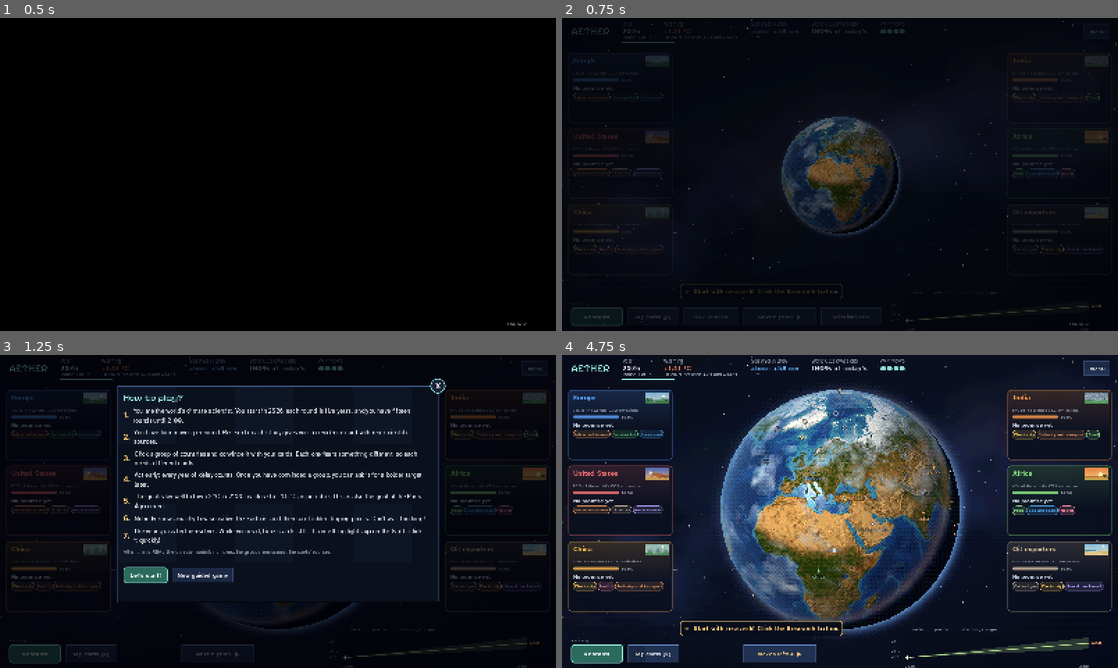
Above: before the commit, frames 1-4 (two rows, left to right).
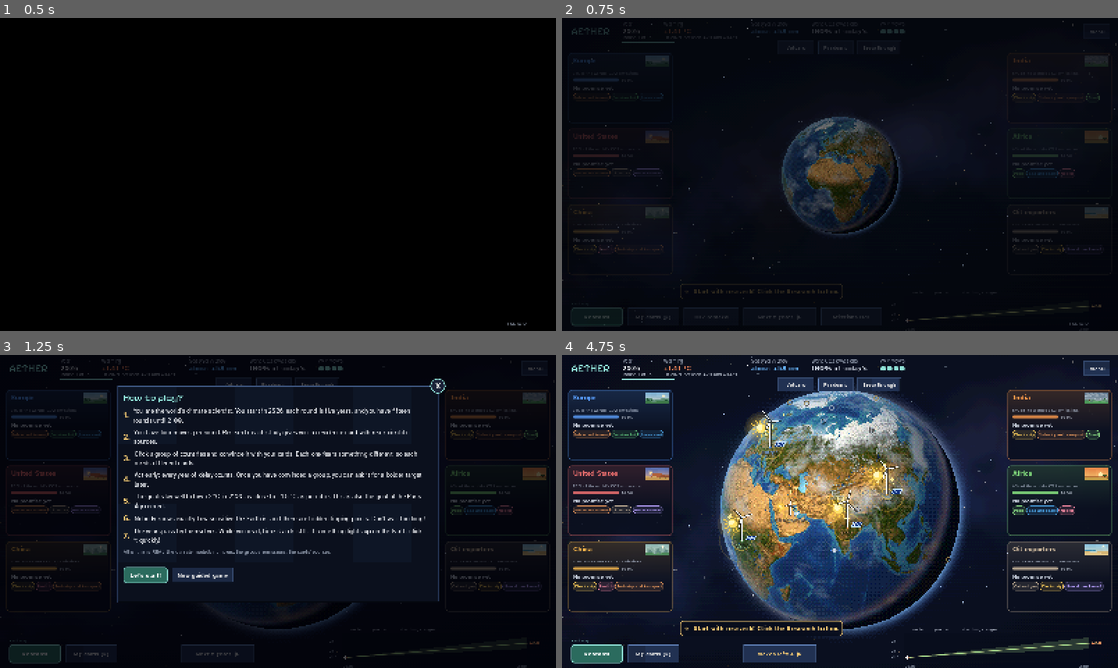
Above: after the commit, the same moments.

Repository: roadside/aether
Game: Godot game, scene res://scenes/main.tscn
Same seed, same stepped clock (60 frames per second), same inputs: the game is played once before the commit and once after it. Sound files missing from this copy of the repository are replaced by a short silence.
Inputs (mouse positions are in pixels of both pictures, inside the frame that each line leads up to):
- Up to frame 1 (0.5 s): no input
- Up to frame 2 (0.75 s): tap Enter at 0.5 s; drag from (840, 174) to (895, 105) at 0.52 s
- Up to frame 3 (1.25 s): no input
- Up to frame 4 (4.75 s): click (795, 386) at 1.25 s, where only the run after the commit has a clickable "Volcano"; click (834, 386) at 2 s, where only the run after the commit has a clickable "Pandemic"; click (878, 386) at 2.75 s, where only the run after the commit has a clickable "Breakthrough"; click "Next 5 years ▶" at 3.5 s; drag from (840, 508) to (812, 574) at 4.27 s

Frame 1 is identical in both runs. In frame 2, less than 0.1% of the frame differs, in the area x 40-60%, y 7-12%; in frame 3, less than 0.1%; in frame 4, 21%, in the area x 28-72%, y 7-85%.

Commit message:
Nagy animációk a földgömbön (vulkán, járvány, áttörés), három próbagomb, fénykép helye a pontokhoz
Co-Authored-By: Claude Fable 5.2 <noreply@anthropic.com>
Claude-Session: https://claude.ai/code/session_01T6sPwaPiVjASr8DLyjC9bo

Diff:
--- a/scripts/globe.gd
+++ b/scripts/globe.gd
@@ -242,7 +242,9 @@
 		accept_event()
 	elif event is InputEventMouseMotion and not dragging:
 		# rámutatáskor kéz-kurzor az eseményeken és az állomáson (kattintható)
-		var over := not _event_at(event.position).is_empty() or not _station_at(event.position).is_empty()
+		var hs := _station_at(event.position)
+		_hover_name = str(hs.get("name", "")) if not hs.is_empty() else ""
+		var over := not _event_at(event.position).is_empty() or not hs.is_empty()
 		mouse_default_cursor_shape = Control.CURSOR_POINTING_HAND if over else Control.CURSOR_ARROW
 	elif event is InputEventMouseMotion and dragging:
 		# vízszintesen: forgatás a tengely körül; függőlegesen: észak-dél billentés.
@@ -292,6 +294,42 @@
 	var t := str(e.get("cim", ""))
 	var place := str(e.get("orszag_hu", e.get("orszag", "")))
 	return t + ("\n" + place if place != "" and not t.contains(place) else "")
+
+
+var _hover_name := ""
+
+
+## A pont fényképe (ha van): res://assets/kepek/<kep>.jpg. Csak valódi, forrással jegyzett fotó kerülhet ide
+## (assets/FORRASOK.md).
+static func photo_of(key: String) -> Texture2D:
+	if key == "":
+		return null
+	for ext in ["jpg", "png", "webp"]:
+		var path := "res://assets/kepek/%s.%s" % [key, ext]
+		if ResourceLoader.exists(path):
+			return load(path)
+	return null
+
+
+## Rámutatáskor a név mellé a hely valódi fényképe is megjelenik (ha van hozzá kép).
+func _make_custom_tooltip(for_text: String) -> Object:
+	var s := _station_at(get_local_mouse_position())
+	var tex: Texture2D = photo_of(str(s.get("kep", ""))) if not s.is_empty() else null
+	if tex == null:
+		return null
+	var box := VBoxContainer.new()
+	box.add_theme_constant_override("separation", 8)
+	var pic := TextureRect.new()
+	pic.texture = tex
+	pic.expand_mode = TextureRect.EXPAND_IGNORE_SIZE
+	pic.stretch_mode = TextureRect.STRETCH_KEEP_ASPECT_COVERED
+	pic.custom_minimum_size = Vector2(420, 260)
+	box.add_child(pic)
+	var lab := Label.new()
+	lab.text = for_text
+	lab.add_theme_font_size_override("font_size", 18)
+	box.add_child(lab)
+	return box
 
 
 ## Földrajzi pont -> képernyőpont. Visszaad: Vector3(x, y, látható? 1 : 0)
@@ -424,6 +462,8 @@
 			draw_arc(pos, r, 0.0, TAU, 20, Color(col, a), 2.0)
 			if not dim:
 				draw_circle(pos, 3.0, Color(col, a))
+			if _hover_name != "" and _hover_name == str(s.get("name", "")):
+				draw_arc(pos, r + 5.0, 0.0, TAU, 24, Color(1, 1, 1, 0.9), 2.0)
 			continue
 		var beam := 22 if s.get("me", false) else 12
 		for j in beam:
@@ -441,6 +481,7 @@
 			draw_string(f, pos + Vector2(-w * 0.5, 22), s["label"], HORIZONTAL_ALIGNMENT_LEFT, -1, 15, col.lightened(0.35))
 		if s.get("locked", false):
 			draw_rect(Rect2(pos + Vector2(-2, -8) * px, Vector2(5, 3) * px), Color(0.67, 0.67, 0.67))
+	_draw_fx()
 
 
 func _vec(lat_deg: float, lon_deg: float) -> Vector3:
@@ -476,3 +517,301 @@
 	flashes = flashes.filter(func(f: Dictionary) -> bool: return time - float(f["t0"]) < 3.0)
 	flashes.append({"lat": lat, "lon": lon, "color": color, "t0": time})
 	queue_redraw()
+
+
+# ---------------------------------------------------------------------------------------------
+# A váratlan események nagy, jól látható képe a gömbön (csak szemléltetés, kódból rajzolva).
+# ---------------------------------------------------------------------------------------------
+var fx: Dictionary = {}              # {"kind", "t0", "dur", "lat", "lon", "points"}
+var _fx_tw: Tween
+const FX_DUR := {"vulkan": 9.5, "jarvany": 8.5, "attores": 8.5}
+
+
+## Elindít egy nagy animációt. kind: "vulkan" (lat, lon a kitörés helye), "jarvany", "attores"
+## (points: [{"lat", "lon"}] – a csoportok helye). Visszaadja, hány másodpercig tart.
+func play_effect(kind: String, lat: float = 0.0, lon: float = 0.0, points: Array = []) -> float:
+	var dur: float = FX_DUR.get(kind, 6.0)
+	fx = {"kind": kind, "t0": time, "dur": dur, "lat": lat, "lon": lon, "points": points}
+	if _look_tw != null and _look_tw.is_valid():
+		_look_tw.kill()
+	if _fx_tw != null and _fx_tw.is_valid():
+		_fx_tw.kill()
+	_fx_tw = create_tween().set_trans(Tween.TRANS_SINE).set_ease(Tween.EASE_IN_OUT)
+	_fx_tw.set_parallel(true)
+	if kind == "vulkan":
+		# a tűzhányó a kép alsó felére kerül, hogy a hamuoszlopnak legyen helye fölfelé
+		var ts := spin + wrapf(lon / 360.0 - spin, -0.5, 0.5)
+		_fx_tw.tween_property(self, "spin", ts, 0.8)
+		_fx_tw.tween_property(self, "tilt", clampf(deg_to_rad(lat + 30.0), -TILT_MAX, TILT_MAX), 0.8)
+		_fx_tw.tween_property(self, "zoom", 1.0, 0.8)
+	else:
+		# a Föld közben egyszer körbefordul, hogy minden csoport látsszon
+		_fx_tw.tween_property(self, "spin", spin + 1.0, dur - 0.5)
+		_fx_tw.tween_property(self, "tilt", 0.3, 0.8)
+		_fx_tw.tween_property(self, "zoom", 1.0, 0.8)
+	return dur
+
+
+func effect_running() -> bool:
+	return not fx.is_empty() and time - float(fx["t0"]) < float(fx["dur"])
+
+
+static func _h(i: float) -> float:
+	return fposmod(sin(i * 127.1 + 31.7) * 43758.5453, 1.0)
+
+
+func _draw_fx() -> void:
+	if fx.is_empty():
+		return
+	var a := time - float(fx["t0"])
+	var dur := float(fx["dur"])
+	if a >= dur:
+		fx = {}
+		return
+	var fade := clampf((dur - a) / 1.3, 0.0, 1.0)
+	var R := size.x * 0.5 * radius_ratio * zoom
+	match str(fx["kind"]):
+		"vulkan":
+			var p := project(float(fx["lat"]), float(fx["lon"]))
+			if p.z > 0.5:
+				_draw_volcano(Vector2(p.x, p.y), R, a, fade)
+		"jarvany":
+			_draw_pandemic(R, a, fade)
+		"attores":
+			_draw_breakthrough(R, a, fade)
+
+
+func _draw_volcano(c: Vector2, R: float, a: float, fade: float) -> void:
+	var w := R * 0.30
+	var h := R * 0.25
+	var grow := clampf(a / 0.9, 0.0, 1.0)
+	grow = 1.0 - (1.0 - grow) * (1.0 - grow)
+	c += Vector2(sin(a * 61.0), cos(a * 47.0)) * R * (0.007 if a < 3.0 else 0.002)
+	var top := c + Vector2(0, -h * grow)
+	var cr := w * 0.2
+	var er := clampf((a - 0.9) / 0.5, 0.0, 1.0)          # a kitörés ereje
+	# árnyék a földön
+	_ellipse(c + Vector2(0, R * 0.012), Vector2(w * 1.25, w * 0.2), Color(0, 0, 0, 0.45 * fade))
+	# izzás a kráter mögött
+	for i in 7:
+		draw_circle(top, R * (0.06 + 0.06 * i) * er * (1.0 + 0.07 * sin(a * 9.0 + i)), Color(1.0, 0.42, 0.08, 0.085 * fade))
+	# lökéshullám a kitörés pillanatában
+	var sh := (a - 0.9) / 1.4
+	if sh > 0.0 and sh < 1.0:
+		draw_arc(top, R * 0.9 * sh, 0.0, TAU, 72, Color(1.0, 0.85, 0.6, (1.0 - sh) * 0.7 * fade), 5.0)
+	# hamuoszlop: sok gomolygó felhő, a régebbiek magasabban és szélesebben
+	for i in 64:
+		var pa := a - 0.95 - i * 0.105
+		if pa <= 0.0:
+			continue
+		var rise := R * 0.80 * (1.0 - exp(-pa * 0.6))
+		var kh := rise / (R * 0.80)
+		var drift := R * 0.55 * kh * kh * (0.35 + _h(i)) + R * 0.03 * sin(pa * 1.7 + i)
+		var side := (_h(i + 20.0) - 0.5) * R * 0.16 * (0.3 + kh * 1.6)
+		var pr := R * (0.035 + 0.115 * (1.0 - exp(-pa * 0.55))) * (0.75 + 0.5 * _h(i + 7.0))
+		var pos := top + Vector2(drift + side, -rise)
+		var g := 0.20 + 0.26 * _h(i + 3.0)
+		var hot := clampf(1.0 - pa / 0.9, 0.0, 1.0)      # a kráter fölött még izzik
+		var col := Color(g + 0.5 * hot, g * 0.95 + 0.18 * hot, g * 0.92, 0.9 * fade)
+		draw_circle(pos, pr, col)
+		draw_circle(pos + Vector2(-pr * 0.28, -pr * 0.3), pr * 0.6, Color(col.r + 0.13, col.g + 0.12, col.b + 0.11, 0.55 * fade))
+		draw_circle(pos + Vector2(pr * 0.3, pr * 0.32), pr * 0.55, Color(col.r * 0.6, col.g * 0.6, col.b * 0.62, 0.4 * fade))
+	# villám a hamufelhőben
+	var lt := fposmod(a, 1.37)
+	if a > 2.6 and lt < 0.13:
+		var seed_i := floorf(a / 1.37) * 13.0
+		var q := top + Vector2(R * 0.12 * (_h(seed_i) - 0.3), -R * (0.42 + 0.2 * _h(seed_i + 1.0)))
+		var pts := PackedVector2Array([q])
+		for k in 6:
+			q += Vector2((_h(seed_i + k * 3.0 + 2.0) - 0.5) * R * 0.11, R * 0.055)
+			pts.append(q)
+		draw_polyline(pts, Color(0.75, 0.8, 1.0, 0.5 * fade), 7.0)
+		draw_polyline(pts, Color(1, 1, 1, fade), 2.5)
+	# a hegy
+	draw_colored_polygon(PackedVector2Array([c + Vector2(-w, 0), top + Vector2(-cr, 0), top + Vector2(cr, 0), c + Vector2(w, 0)]), Color(0.13, 0.10, 0.10, fade))
+	draw_colored_polygon(PackedVector2Array([c + Vector2(-w, 0), top + Vector2(-cr, 0), top + Vector2(cr * 0.1, 0), c + Vector2(-w * 0.1, 0)]), Color(0.23, 0.17, 0.15, fade))
+	draw_colored_polygon(PackedVector2Array([c + Vector2(-w * 0.55, 0), top + Vector2(-cr * 0.9, 0), top + Vector2(-cr * 0.4, 0), c + Vector2(-w * 0.42, 0)]), Color(0.30, 0.23, 0.20, 0.7 * fade))
+	# lávafolyamok a hegyoldalon
+	for s in 5:
+		var prog := clampf((a - 1.3 - s * 0.45) / 3.2, 0.0, 1.0)
+		if prog <= 0.0:
+			continue
+		var dir := (float(s) - 2.0) / 2.0                 # -1 .. 1: melyik oldalon folyik
+		var pts := PackedVector2Array()
+		var n := 14
+		for k in n + 1:
+			var u := float(k) / n * prog
+			var x := dir * (cr * 0.7 + (w * 0.86 - cr * 0.7) * u) + sin(u * 9.0 + s * 2.3) * w * 0.035
+			pts.append(top + Vector2(x, h * grow * u))
+		var flick := 0.85 + 0.15 * sin(a * 7.0 + s)
+		draw_polyline(pts, Color(0.75, 0.12, 0.03, 0.9 * fade), R * 0.030)
+		draw_polyline(pts, Color(1.0, 0.45, 0.08, fade * flick), R * 0.018)
+		draw_polyline(pts, Color(1.0, 0.86, 0.4, fade * flick), R * 0.007)
+	# izzó kráter
+	_ellipse(top, Vector2(cr * 1.15, cr * 0.32), Color(1.0, 0.5, 0.1, er * fade))
+	_ellipse(top, Vector2(cr * 0.8, cr * 0.2), Color(1.0, 0.92, 0.55, er * fade))
+	# lávaszökőkút
+	if a > 0.9:
+		for i in 90:
+			var per := 1.0 + _h(i) * 0.9
+			var t := fposmod(a - 0.9 - _h(i + 50.0) * per, per)
+			var ang := -PI * 0.5 + (_h(i + 9.0) - 0.5) * 1.5
+			var sp := R * (0.55 + 0.75 * _h(i + 3.0))
+			var pos := top + Vector2(cos(ang), sin(ang)) * sp * t + Vector2(0, R * 1.0 * t * t)
+			var k := t / per
+			var col := Color(1.0, 0.95, 0.55).lerp(Color(0.9, 0.18, 0.04), k)
+			var pr := R * 0.013 * (1.25 - k) * (0.6 + 0.8 * _h(i + 5.0))
+			draw_circle(pos, pr * 2.2, Color(1.0, 0.4, 0.05, 0.18 * (1.0 - k) * fade))
+			draw_circle(pos, pr, Color(col, (1.0 - k * 0.7) * fade))
+
+
+func _ellipse(c: Vector2, r: Vector2, col: Color) -> void:
+	var pts := PackedVector2Array()
+	for k in 28:
+		var an := TAU * k / 28.0
+		pts.append(c + Vector2(cos(an) * r.x, sin(an) * r.y))
+	if r.x > 0.5 and r.y > 0.5:
+		draw_colored_polygon(pts, col)
+
+
+## Ív két földrajzi pont között (a gömb fölé emelve), 0..prog részig; visszaadja a végpontot.
+func _arc_pts(p0: Dictionary, p1: Dictionary, prog: float) -> PackedVector2Array:
+	var va := _vec(float(p0["lat"]), float(p0["lon"]))
+	var vb := _vec(float(p1["lat"]), float(p1["lon"]))
+	var pts := PackedVector2Array()
+	var c := size * 0.5
+	var n := 48
+	for i in int(n * prog) + 1:
+		var u := float(i) / n
+		var v := va.lerp(vb, u).normalized()
+		var p := project(rad_to_deg(asin(v.y)), rad_to_deg(atan2(v.z, v.x)))
+		if p.z < 0.5:
+			if pts.size() > 1:
+				break
+			pts.clear()
+			continue
+		var q := c + (Vector2(p.x, p.y) - c) * (1.0 + sin(u * PI) * 0.16)
+		if q.distance_to(c) > size.x * 0.5 * radius_ratio * zoom * 0.97:      # a gömb peremén túl nem rajzolunk
+			if pts.size() > 1:
+				break
+			pts.clear()
+			continue
+		pts.append(q)
+	return pts
+
+
+func _draw_pandemic(R: float, a: float, fade: float) -> void:
+	var pts: Array = fx["points"]
+	var pink := Color("#e8457f")
+	# a fertőzés útja: ívek csoporttól csoportig
+	for k in range(1, pts.size()):
+		var prog := clampf((a - 0.5 - (k - 1) * 0.7) / 0.7, 0.0, 1.0)
+		if prog <= 0.0:
+			continue
+		var line := _arc_pts(pts[k - 1], pts[k], prog)
+		if line.size() > 1:
+			draw_polyline(line, Color(0, 0, 0, 0.4 * fade), 7.0)
+			draw_polyline(line, Color(pink.lightened(0.25), 0.85 * fade), 3.0)
+			if prog < 1.0:
+				draw_circle(line[line.size() - 1], R * 0.016, Color(1, 0.8, 0.88, fade))
+	# a vírus képe minden csoport fölött
+	for k in pts.size():
+		var age := a - 0.5 - (k - 1) * 0.7 - 0.7
+		if k == 0:
+			age = a - 0.3
+		if age <= 0.0:
+			continue
+		var p := project(float(pts[k]["lat"]), float(pts[k]["lon"]))
+		if p.z < 0.5:
+			continue
+		var pos := Vector2(p.x, p.y)
+		var s := clampf(age / 0.45, 0.0, 1.0)
+		s = 1.0 + (s - 1.0) * (s - 1.0) * -1.0 + 0.12 * sin(minf(age, 0.9) / 0.9 * PI)
+		var r := R * 0.072 * s * (1.0 + 0.05 * sin(a * 4.0 + k))
+		for ring in 2:
+			var ra := fposmod(age * 0.6 + ring * 0.5, 1.0)
+			draw_arc(pos, r * (1.2 + 2.6 * ra), 0.0, TAU, 48, Color(pink, (1.0 - ra) * 0.6 * fade), 3.0)
+		draw_circle(pos, r * 1.75, Color(0.1, 0.0, 0.05, 0.45 * fade))
+		for i in 12:
+			var an := TAU * i / 12.0 + a * 0.45 + k
+			var d := Vector2(cos(an), sin(an))
+			draw_line(pos + d * r * 0.85, pos + d * r * 1.42, Color(pink.darkened(0.25), fade), maxf(r * 0.12, 2.0))
+			draw_circle(pos + d * r * 1.48, r * 0.15, Color(pink.lightened(0.3), fade))
+		draw_circle(pos, r, Color(pink.darkened(0.15), fade))
+		draw_circle(pos + Vector2(-r * 0.2, -r * 0.22), r * 0.68, Color(pink.lightened(0.18), 0.9 * fade))
+		draw_circle(pos + Vector2(-r * 0.36, -r * 0.4), r * 0.2, Color(1, 1, 1, 0.55 * fade))
+		for i in 4:
+			var an2 := TAU * i / 4.0 + 0.6 + k
+			draw_circle(pos + Vector2(cos(an2), sin(an2)) * r * 0.48, r * 0.12, Color(pink.darkened(0.45), 0.8 * fade))
+	# a lezárások után kitisztul a levegő: világos hullám fut végig a Földön
+	var cl := (a - 5.2) / 2.2
+	if cl > 0.0 and cl < 1.0:
+		var c := size * 0.5
+		draw_arc(c, R * cl, 0.0, TAU, 96, Color(0.7, 0.95, 1.0, (1.0 - cl) * 0.75), 10.0)
+		draw_arc(c, R * cl * 0.86, 0.0, TAU, 96, Color(0.7, 0.95, 1.0, (1.0 - cl) * 0.35), 5.0)
+
+
+func _draw_breakthrough(R: float, a: float, fade: float) -> void:
+	var pts: Array = fx["points"]
+	var gold := Color("#ffd24a")
+	for k in pts.size():
+		var age := a - 0.3 - k * 0.3
+		if age <= 0.0:
+			continue
+		var p := project(float(pts[k]["lat"]), float(pts[k]["lon"]))
+		if p.z < 0.5:
+			continue
+		var base := Vector2(p.x, p.y)
+		var s := clampf(age / 0.6, 0.0, 1.0)
+		s = 1.0 - (1.0 - s) * (1.0 - s)
+		var th := R * 0.21 * s                            # a torony magassága
+		# arany gyűrűk és fény
+		for ring in 2:
+			var ra := fposmod(age * 0.5 + ring * 0.5, 1.0)
+			draw_arc(base, R * (0.04 + 0.2 * ra), 0.0, TAU, 48, Color(gold, (1.0 - ra) * 0.55 * fade), 3.0)
+		# felkelő nap a torony mögött
+		var sun := base + Vector2(-R * 0.075, -th * 0.72)
+		for i in 5:
+			draw_circle(sun, R * (0.05 + 0.022 * i) * s, Color(1.0, 0.8, 0.25, 0.10 * fade))
+		for i in 12:
+			var an := TAU * i / 12.0 + a * 0.5
+			var d := Vector2(cos(an), sin(an))
+			var len := R * (0.085 + 0.014 * sin(a * 5.0 + i * 2.0)) * s
+			draw_line(sun + d * R * 0.05 * s, sun + d * len, Color(gold, 0.9 * fade), 3.0)
+		draw_circle(sun, R * 0.04 * s, Color(1.0, 0.88, 0.4, fade))
+		draw_circle(sun + Vector2(-1, -1) * R * 0.01, R * 0.024 * s, Color(1.0, 0.97, 0.75, fade))
+		# napelem a torony lábánál
+		var pw := R * 0.075 * s
+		var ph := R * 0.04 * s
+		var pb := base + Vector2(R * 0.035, 0)
+		var quad := PackedVector2Array([pb + Vector2(0, 0), pb + Vector2(pw, 0), pb + Vector2(pw + ph * 0.5, -ph), pb + Vector2(ph * 0.5, -ph)])
+		draw_colored_polygon(quad, Color(0.08, 0.2, 0.5, fade))
+		draw_polyline(PackedVector2Array([quad[0], quad[1], quad[2], quad[3], quad[0]]), Color(0.75, 0.88, 1.0, fade), 2.0)
+		for i in range(1, 4):
+			var u := float(i) / 4.0
+			draw_line(quad[0].lerp(quad[1], u), quad[3].lerp(quad[2], u), Color(0.75, 0.88, 1.0, 0.8 * fade), 1.5)
+		draw_line(quad[0].lerp(quad[3], 0.5), quad[1].lerp(quad[2], 0.5), Color(0.75, 0.88, 1.0, 0.8 * fade), 1.5)
+		var gl := fposmod(a * 0.7 + k * 0.3, 1.0)        # végigfutó csillanás
+		draw_line(quad[0].lerp(quad[1], gl), quad[3].lerp(quad[2], gl), Color(1, 1, 1, 0.8 * fade), 3.0)
+		# szélkerék: torony, agy, három forgó lapát
+		var hub := base + Vector2(0, -th)
+		draw_line(base, hub, Color(0, 0, 0, 0.6 * fade), maxf(R * 0.022, 5.0))
+		draw_line(base, hub, Color(0.93, 0.95, 0.98, fade), maxf(R * 0.012, 3.0))
+		var bl := R * 0.115 * s
+		for i in 3:
+			var an := TAU * i / 3.0 + a * 3.2 + k
+			var d := Vector2(cos(an), sin(an))
+			var nrm := Vector2(-d.y, d.x)
+			var blade := PackedVector2Array([hub, hub + d * bl * 0.3 + nrm * bl * 0.085, hub + d * bl, hub + d * bl * 0.3 - nrm * bl * 0.03])
+			draw_polyline(PackedVector2Array([blade[0], blade[1], blade[2], blade[3], blade[0]]), Color(0, 0, 0, 0.6 * fade), 4.0)
+			draw_colored_polygon(blade, Color(0.96, 0.98, 1.0, fade))
+		draw_circle(hub, maxf(R * 0.012, 3.5), Color(0.2, 0.25, 0.3, fade))
+		draw_circle(hub, maxf(R * 0.007, 2.0), Color(1, 1, 1, fade))
+		# felszálló arany szikrák
+		for i in 7:
+			var per := 1.6 + _h(i + k * 10.0)
+			var t := fposmod(age + _h(i * 3.0 + k) * per, per) / per
+			var sp := base + Vector2((_h(i + k * 7.0) - 0.5) * R * 0.24, -R * 0.3 * t - R * 0.02)
+			var sr := R * 0.016 * sin(t * PI)
+			draw_line(sp + Vector2(-sr, 0), sp + Vector2(sr, 0), Color(1.0, 0.93, 0.6, fade), 2.0)
+			draw_line(sp + Vector2(0, -sr), sp + Vector2(0, sr), Color(1.0, 0.93, 0.6, fade), 2.0)
--- a/scripts/i18n_3.gd
+++ b/scripts/i18n_3.gd
@@ -440,4 +440,7 @@
 	"Áttörés: most eggyel kevesebb kártya kell.": "Breakthrough: one card fewer is needed now.",
 	"Alap": "Base",
 	"Gyorsabban telnek az évek: egy kör 90 helyett 75 másodpercig tart.": "The years pass faster: a round lasts 75 seconds instead of 90.",
+	"Vulkán": "Volcano",
+	"Járvány": "Pandemic",
+	"Áttörés": "Breakthrough",
 }
--- a/scripts/main.gd
+++ b/scripts/main.gd
@@ -495,6 +495,7 @@
 	add_child(_sat)
 
 	_build_top()
+	_build_fx_test()
 	_build_groups()
 	_build_bottom()
 	_build_menu()
@@ -675,6 +676,36 @@
 		v.add_child(s)
 		_stats[key + "_al"] = s
 	parent.add_child(v)
+
+
+## A csoportok helye a nagy animációkhoz.
+func _fx_points() -> Array:
+	return world.groups.map(func(g: Dictionary) -> Dictionary: return {"lat": g["lat"], "lon": g["lon"]})
+
+
+## Három próbagomb a földgömb fölött: a váratlan események animációinak kipróbálásához (a játékot nem változtatják).
+func _build_fx_test() -> void:
+	var h := UI.hbox(10)
+	h.position = Vector2(620, 66)
+	h.custom_minimum_size = Vector2(360, 30)
+	h.alignment = BoxContainer.ALIGNMENT_CENTER
+	h.z_index = 3
+	add_child(h)
+	for kind in ["vulkan", "jarvany", "attores"]:
+		var b := Button.new()
+		b.text = L.t({"vulkan": "Vulkán", "jarvany": "Járvány", "attores": "Áttörés"}[kind])
+		b.add_theme_font_size_override("font_size", 15)
+		b.custom_minimum_size = Vector2(104, 30)
+		b.focus_mode = Control.FOCUS_NONE
+		b.pressed.connect(func() -> void:
+			if _busy or _overlay != null:
+				return
+			_sound({"vulkan": "katasztrofa", "jarvany": "veszely", "attores": "jo_hir"}[kind])
+			if kind == "vulkan":
+				globe.play_effect("vulkan", 15.0, 120.0)
+			else:
+				globe.play_effect(kind, 0.0, 0.0, _fx_points()))
+		h.add_child(b)
 
 
 func _build_top() -> void:
@@ -1284,17 +1315,17 @@
 		var shaky: bool = g.get("inog", false) and not world.over()
 		var danger := _threat_on(g)
 		var mythy := world.myth_on(g) and not world.over()
-		marks.append({"id": g["id"], "name": L.field(g, "nev") if danger == "" else "%s\n%s" % [L.field(g, "nev"), L.t(THREAT[danger])],
+		marks.append({"id": g["id"], "kep": g["id"], "name": L.field(g, "nev") if danger == "" else "%s\n%s" % [L.field(g, "nev"), L.t(THREAT[danger])],
 			"label": ("⚠ " if shaky or danger != "" or mythy else "") + L.field(g, "nev"), "lat": g["lat"], "lon": g["lon"],
 			"color": UI.EMBER if danger != "" else (MYTH_COLOR if mythy else (UI.GOLD if shaky else Color(str(g["szin"]))))})
 	for tp in world.tips:
 		var rng_txt := L.t("küszöb: %s–%s °C") % [L.num(float(tp["also"]), 1), L.num(float(tp["felso"]), 1)]
 		if int(tp["ev"]) > 0:
-			marks.append({"name": "%s\n%s %d · %s" % [L.field(tp, "nev"), L.t("küszöb átlépve:"), int(tp["ev"]), rng_txt], "lat": tp["lat"], "lon": tp["lon"], "color": UI.EMBER, "small": true})
+			marks.append({"name": "%s\n%s %d · %s" % [L.field(tp, "nev"), L.t("küszöb átlépve:"), int(tp["ev"]), rng_txt], "lat": tp["lat"], "lon": tp["lon"], "color": UI.EMBER, "small": true, "kep": tp["id"]})
 		elif t >= float(tp["also"]):       # a melegedés már a küszöb sávjában jár: bármikor átléphetjük
-			marks.append({"name": "%s\n%s · %s" % [L.field(tp, "nev"), L.t("veszélysávban"), rng_txt], "lat": tp["lat"], "lon": tp["lon"], "color": UI.GOLD, "small": true, "dim": true, "warn": true})
+			marks.append({"name": "%s\n%s · %s" % [L.field(tp, "nev"), L.t("veszélysávban"), rng_txt], "lat": tp["lat"], "lon": tp["lon"], "color": UI.GOLD, "small": true, "dim": true, "warn": true, "kep": tp["id"]})
 		else:
-			marks.append({"name": "%s\n%s" % [L.field(tp, "nev"), rng_txt], "lat": tp["lat"], "lon": tp["lon"], "color": Color(0.75, 0.82, 0.92), "small": true, "dim": true})
+			marks.append({"name": "%s\n%s" % [L.field(tp, "nev"), rng_txt], "lat": tp["lat"], "lon": tp["lon"], "color": Color(0.75, 0.82, 0.92), "small": true, "dim": true, "kep": tp["id"]})
 	globe.stations = marks
 	var storms: Array = []
 	for g in world.groups:
@@ -2629,25 +2660,19 @@
 				break
 	# vulkánkitörés: a Föld odafordul, felvillan, aztán szürke fátyol borul rá
 	if world.volcano_now() and not _test and world.game_id == game:
-		globe.look_at_event({"lat": 15.0, "lon": 120.0})
 		_sound("katasztrofa")
-		await get_tree().create_timer(0.6).timeout
-		for k in 3:
-			globe.flash(15.0, 120.0, UI.EMBER)
-			await get_tree().create_timer(0.35).timeout
+		await get_tree().create_timer(globe.play_effect("vulkan", 15.0, 120.0) - 3.0).timeout
 		globe.ash = 1.0
-		await get_tree().create_timer(1.6).timeout
-	# világjárvány: a pára eltűnik a városok fölül; áttörés: arany felvillanások minden csoportnál
+		await get_tree().create_timer(3.0).timeout
+	# világjárvány: a vírus körbejárja a csoportokat, aztán kitisztul a levegő; áttörés: szélkerekek és napfény
 	if world.pandemic_now() and not _test and world.game_id == game:
 		_sound("veszely")
+		await get_tree().create_timer(globe.play_effect("jarvany", 0.0, 0.0, _fx_points()) - 3.0).timeout
 		globe.smog = 0.0
-		await get_tree().create_timer(1.8).timeout
+		await get_tree().create_timer(3.0).timeout
 	if world.breakthrough_now() and world.round_i == int(world.surprise_rounds()[1]) and not _test and world.game_id == game:
 		_sound("jo_hir")
-		for k in 2:
-			for bg in world.groups:
-				globe.flash(float(bg["lat"]), float(bg["lon"]), UI.GOLD)
-				await get_tree().create_timer(0.18).timeout
+		await get_tree().create_timer(globe.play_effect("attores", 0.0, 0.0, _fx_points())).timeout
 	_busy = false
 	_bar_hold = true
 	_refresh()
@@ -3522,6 +3547,19 @@
 	await get_tree().create_timer(2.2).timeout
 	await _shot("7e_vulkan_fold.png")
 	globe.ash = 0.0
+	var fx_spin: float = globe.spin
+	var fx_tilt: float = globe.tilt
+	for fk in ["vulkan", "jarvany", "attores"]:      # a három nagy animáció képe (két pillanat)
+		globe.play_effect(fk, 15.0, 120.0, _fx_points())
+		await get_tree().create_timer(2.6).timeout
+		await _shot("7g_fx_%s_1.png" % fk)
+		await get_tree().create_timer(2.6).timeout
+		await _shot("7g_fx_%s_2.png" % fk)
+	globe.fx = {}
+	if globe._fx_tw != null:
+		globe._fx_tw.kill()
+	globe.spin = fx_spin
+	globe.tilt = fx_tilt
 	world.news = real_news
 	world.threat = real_threat
 	_close()
Not shown, changed: docs/lektoralni_szovegek.md
